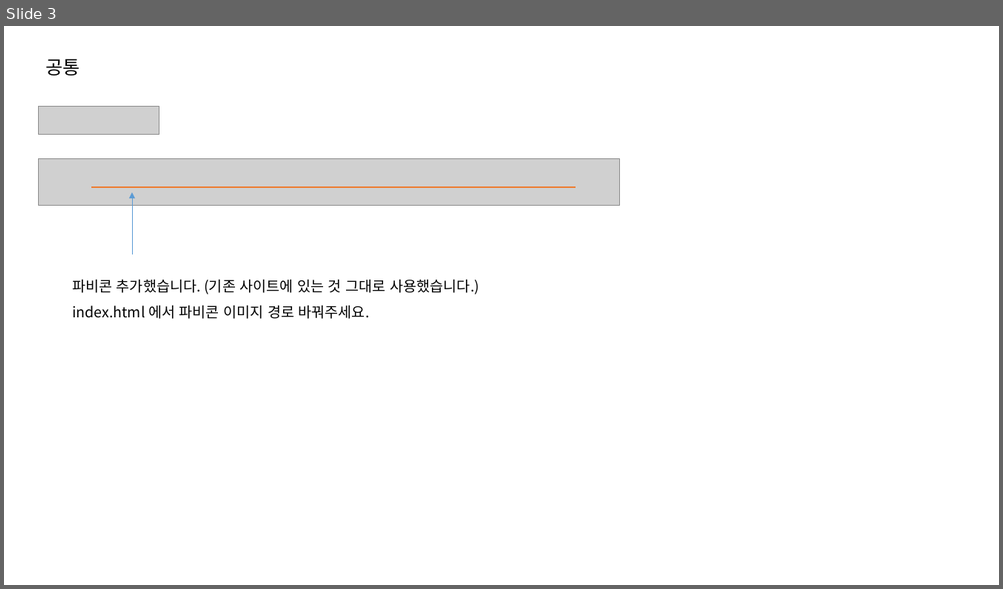
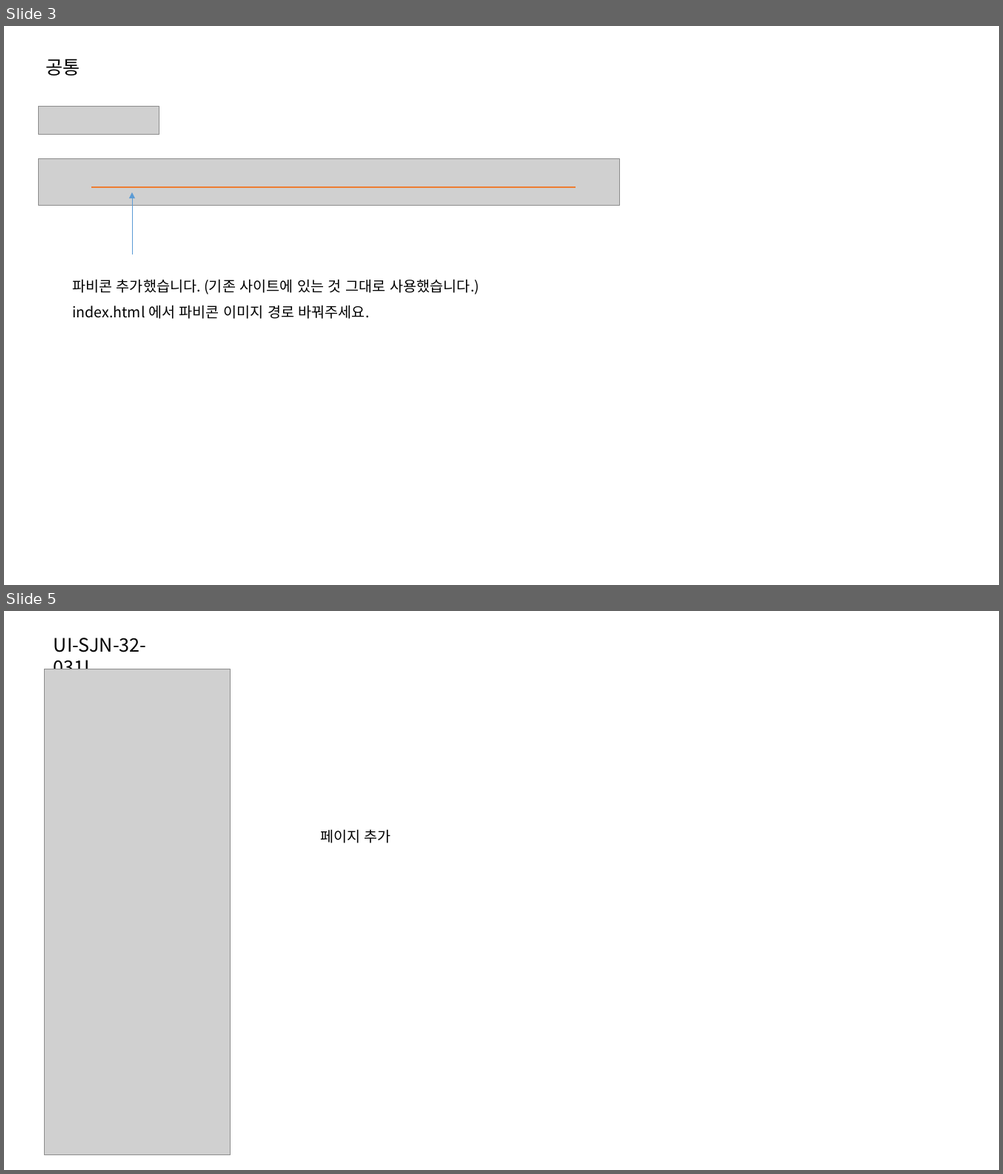
Before and after one commit to jeoungGyy/sejong, a slide deck: ppt/04-13.pptx. Shown one above the other, each under a label of ours: slide 3 before the commit, slides 3 and 5 after it; the slides between them are not shown. The pictures are 1003x589 and 1003x1174 pixels, drawn with LibreOffice and Linux fonts; fonts in the diff are those of the drawing; grey boxes stand for pictures. Boxes give left, top, right and bottom in pixels: in the first picture for what was removed or moved away, otherwise in the second. Text is boxed around its words. In the diff, an @@ line names an element or a change of style, - is before the commit and + after.

Commit message:
페이지 추가

```diff
--- a/ppt/04-13.pptx
+++ b/ppt/04-13.pptx
@@ slide 5 added at box(4, 611, 999, 1170), background #FFFFFF @@
@@ text added at box(54, 638, 147, 669), 18 pt, text #000000 @@
+UI-SJN-32-031L
@@ picture added at box(44, 669, 230, 1156) @@
@@ text added at box(320, 829, 391, 843), 14 pt, text #000000 @@
+페이지 추가
```
Also in this commit, not shown: 1 other slide added, 2 slides removed, 2 other files.
